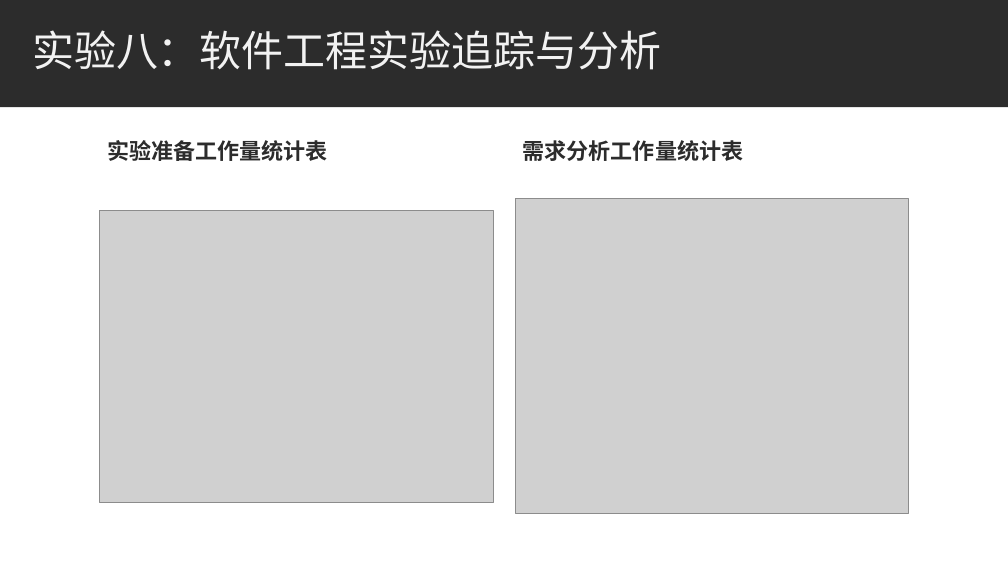
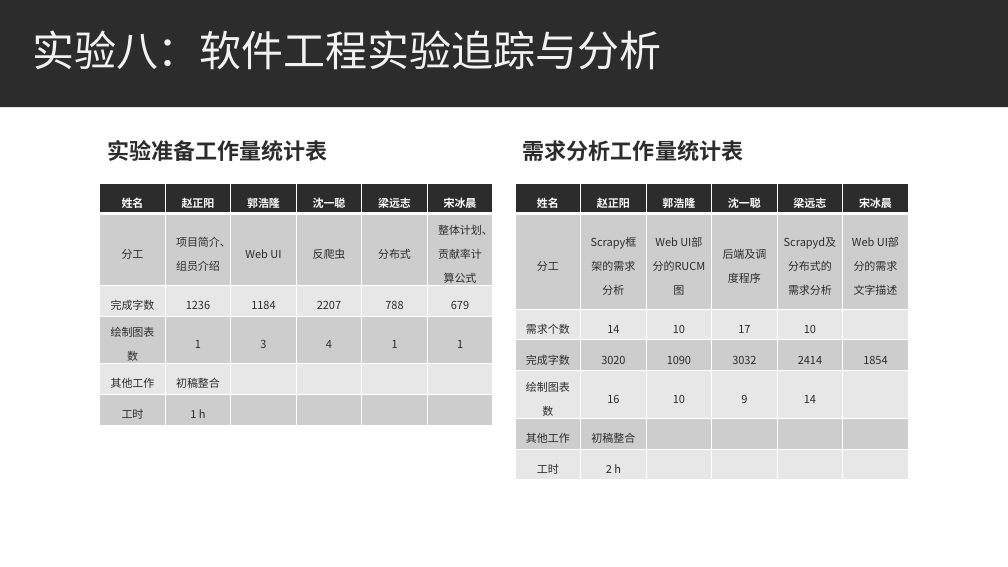
Before and after one commit to bhsei/20_H, a slide deck: slide 21 of 3.项目PPT/第6周_需求分析改进汇报ppt.pptx (slide 20 before the commit). Drawn at 1008x567 pixels with LibreOffice and Linux fonts; fonts in the diff are those of the drawing; grey boxes stand for pictures. Boxes give left, top, right and bottom in pixels: in the first picture for what was removed or moved away, otherwise in the second. Text is boxed around its words. In the diff, an @@ line names an element or a change of style, - is before the commit and + after.

Commit message:
修改需求分析改进汇报ppt；README实验1标记完成

```diff
--- a/3.项目PPT/第6周_需求分析改进汇报ppt.pptx
+++ b/3.项目PPT/第6周_需求分析改进汇报ppt.pptx
@@ table added at (100, 183, 495, 423), 6 rows, 6 columns @@
+姓名 | 赵正阳 | 郭浩隆 | 沈一聪 | 梁远志 | 宋冰晨
+分工 | 项目简介、组员介绍 | Web UI | 反爬虫 | 分布式 | 整体计划、贡献率计算公式
+完成字数 | 1236 | 1184 | 2207 | 788 | 679
+绘制图表数 | 1 | 3 | 4 | 1 | 1
+其他工作 | 初稿整合 |  |  |  | 
+工时 | 1 h |  |  |  | 
@@ picture removed at (515, 199, 908, 513) @@
@@ table added at (515, 183, 910, 478), 7 rows, 6 columns @@
+姓名 | 赵正阳 | 郭浩隆 | 沈一聪 | 梁远志 | 宋冰晨
+分工 | Scrapy框架的需求分析 | Web UI部分的RUCM图 | 后端及调度程序 | Scrapyd及分布式的需求分析 | Web UI部分的需求文字描述
+需求个数 | 14 | 10 | 17 | 10 | 
+完成字数 | 3020 | 1090 | 3032 | 2414 | 1854
+绘制图表数 | 16 | 10 | 9 | 14 | 
+其他工作 | 初稿整合 |  |  |  | 
+工时 | 2 h |  |  |  | 
@@ picture removed at (100, 210, 493, 503) @@
```
Also in this commit, not shown: 2 other slides changed, 3 slides added, 2 slides removed, 1 other file.
